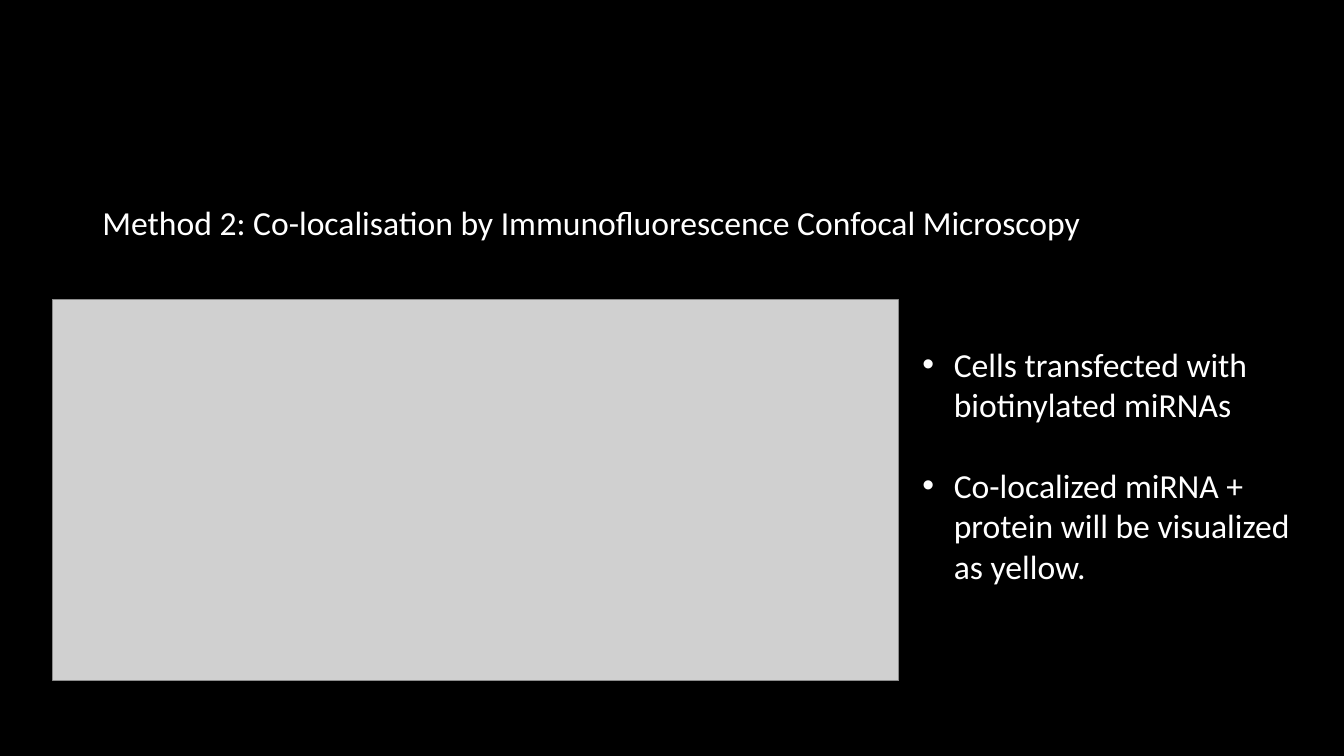
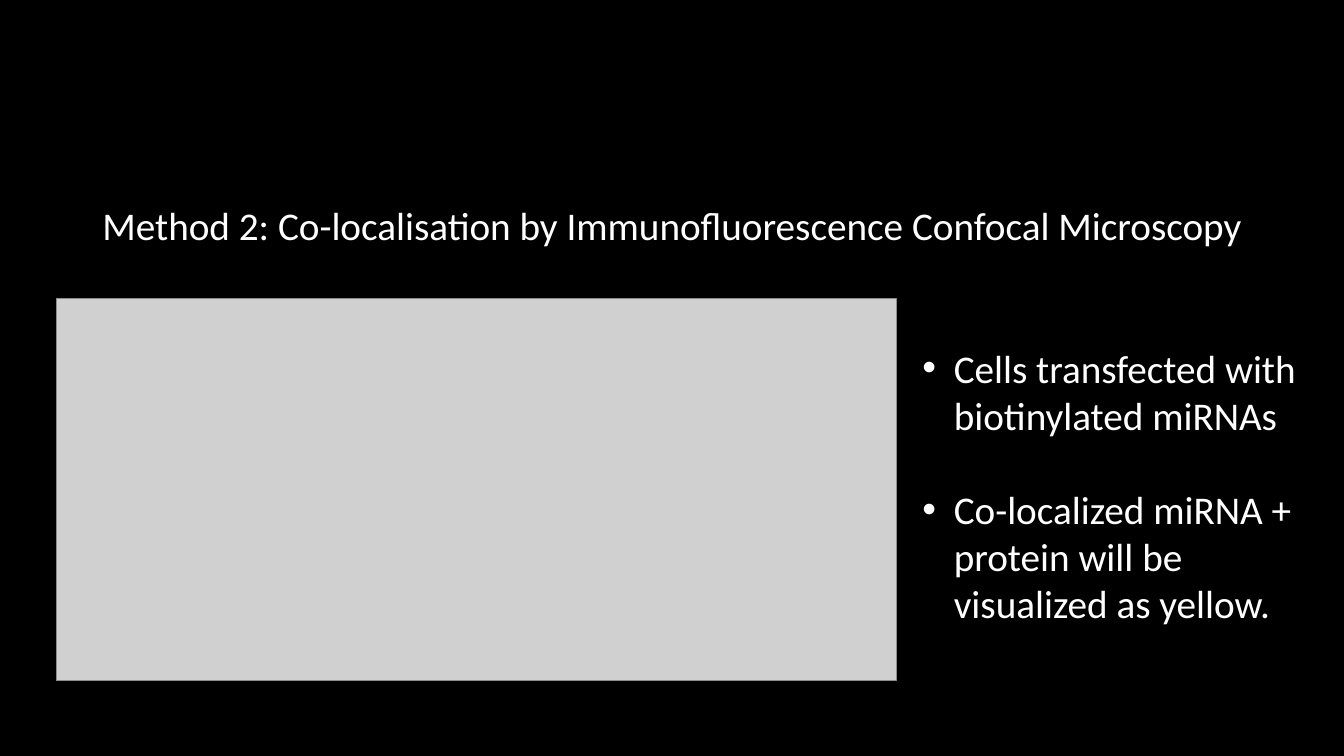
Before and after one commit to HarleyRobinson/Honours2, a slide deck: slide 14 of BackgroundInfo/Selective export of microRNA via extracellular vesicles (2).pptx. Drawn at 1344x756 pixels with LibreOffice and Linux fonts; fonts in the diff are those of the drawing; grey boxes stand for pictures; background and template pictures are left out. Boxes give left, top, right and bottom in pixels: in the first picture for what was removed or moved away, otherwise in the second. Text is boxed around its words. In the diff, an @@ line names an element or a change of style, - is before the commit and + after.

```diff
--- a/BackgroundInfo/Selective export of microRNA via extracellular vesicles (2).pptx
+++ b/BackgroundInfo/Selective export of microRNA via extracellular vesicles (2).pptx
@@ text "Method 2: Co-localisation by Immunofluorescence ..." at (102, 212, 1241, 247): size 24 to 28 pt @@
@@ picture: place and size @@
-picture at (52, 299, 898, 681)
+picture at (56, 298, 896, 681)
@@ text "Cells transfected with biotinylated miRNAs" at (954, 355, 1296, 625): size 24 to 28 pt @@
```
Also in this commit, not shown: 12 other slides changed, 3 other files.
